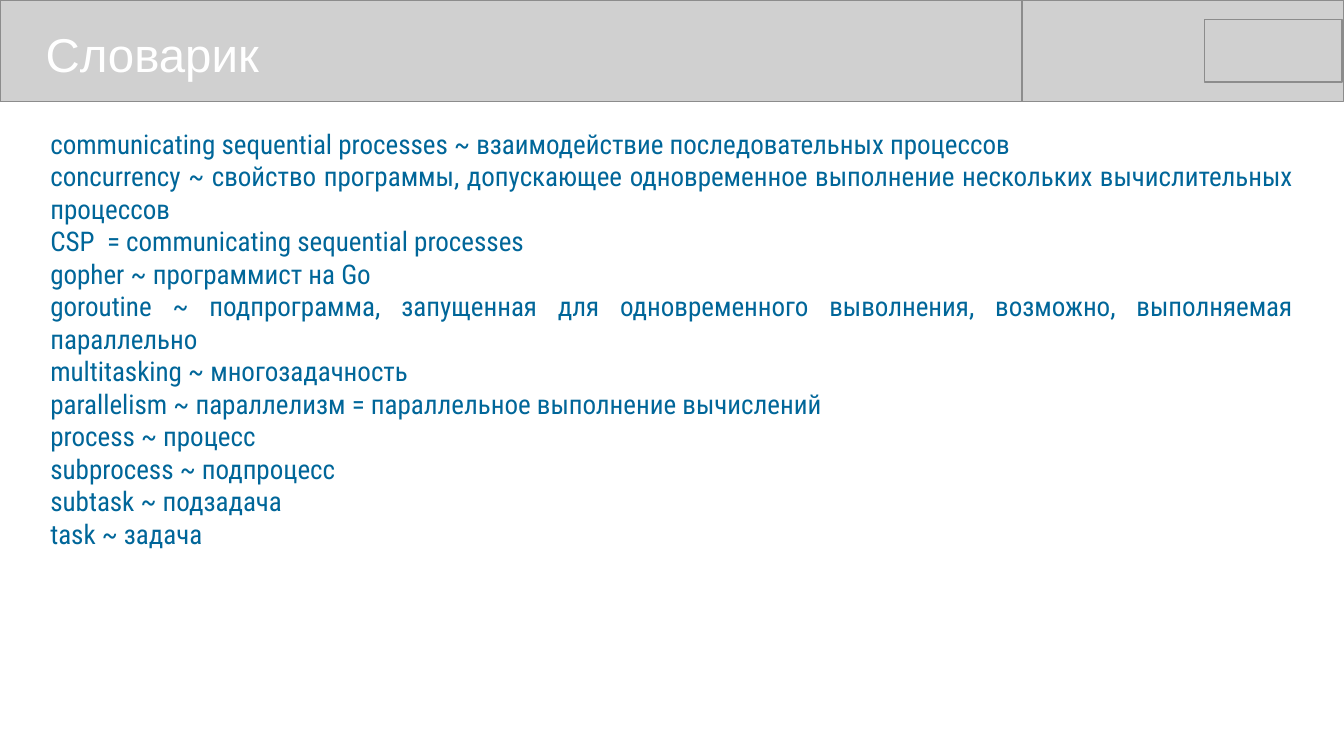
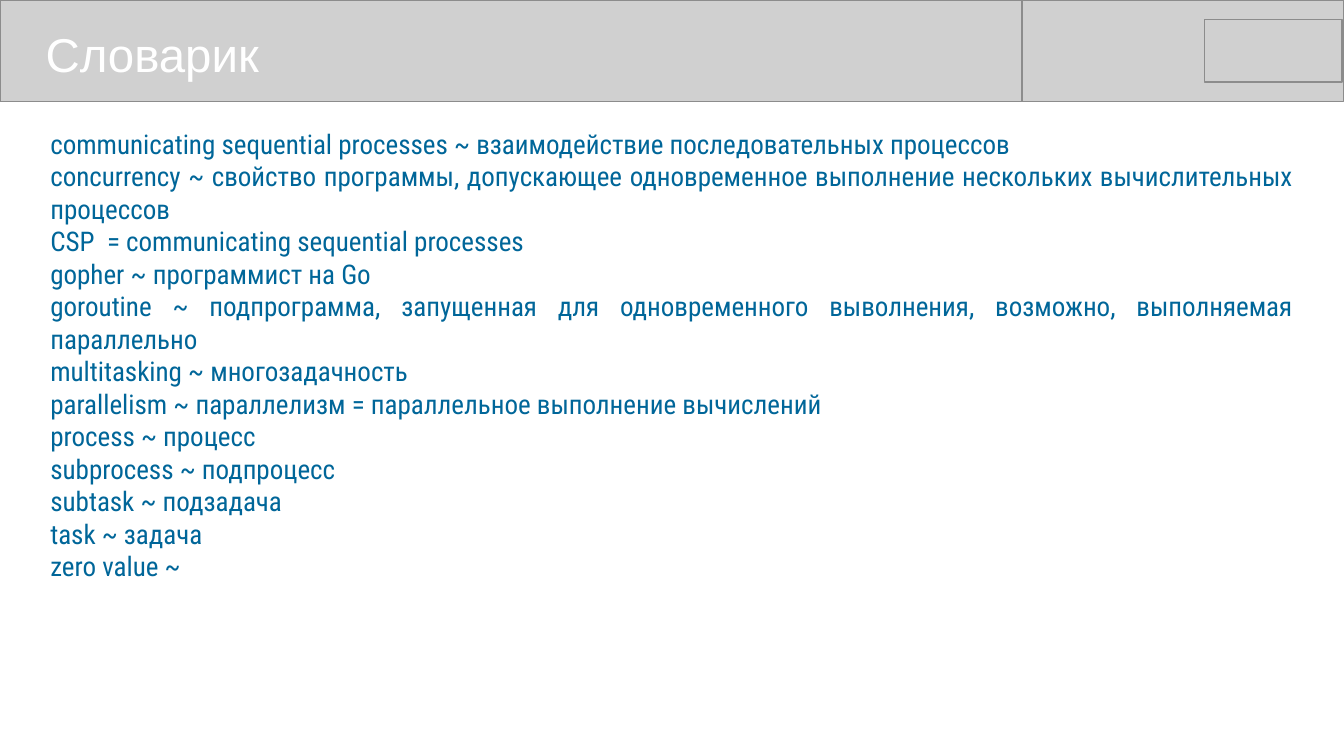
Before and after one commit to mike-shock/Go_language, a slide deck: slide 59 of Go_Preview.odp (slide 57 before the commit). Drawn at 1344x756 pixels with LibreOffice and Linux fonts; fonts in the diff are those of the drawing; grey boxes stand for pictures. Boxes give left, top, right and bottom in pixels: in the first picture for what was removed or moved away, otherwise in the second. Text is boxed around its words. In the diff, an @@ line names an element or a change of style, - is before the commit and + after.

```diff
--- a/Go_Preview.odp
+++ b/Go_Preview.odp
@@ text at <box>50,555,158,577</box>: paragraph added @@
+zero value ~
```
Also in this commit, not shown: 3 other slides changed, 2 slides added, 3 other files.
